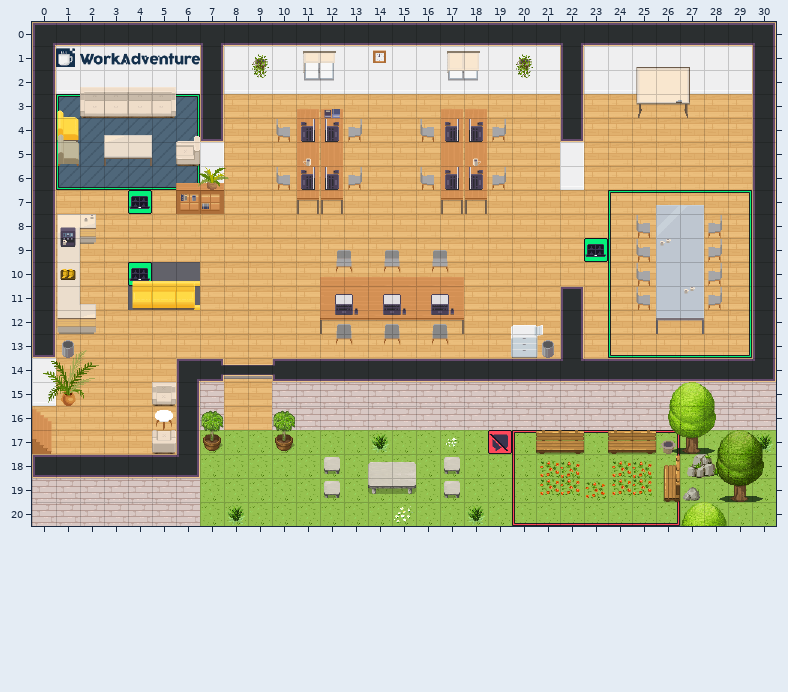
An edit to a level. Tiled map (JSON), map.tmj. The picture above is the old version.
Cells are 32x32 px. Shown: x 0..30, y 0..20.
The same view after the edit:
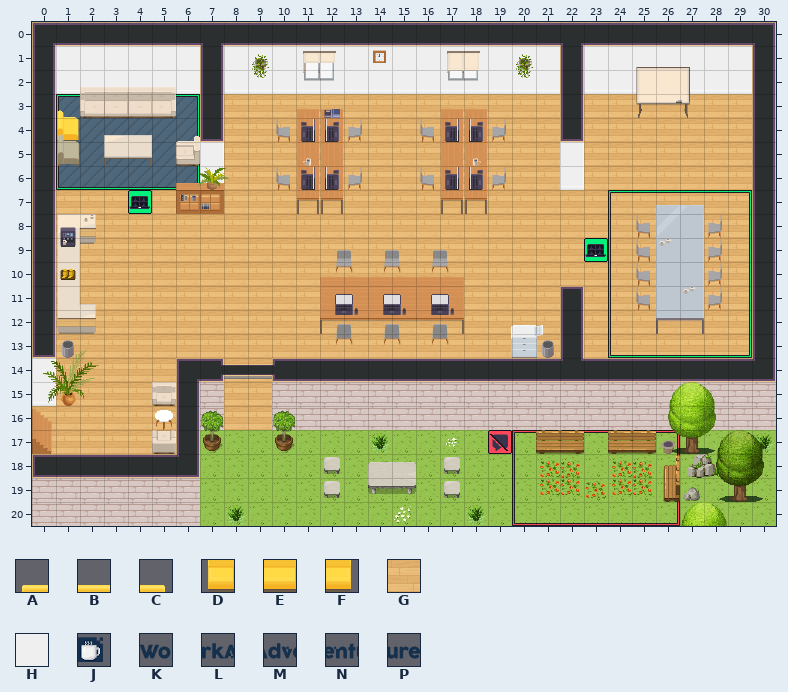
Key: from "Chunk 1": A 1, B 2, C 3, D 4, E 5, F 6, G 9, H 34, J 46, K 47, L 48, M 49, N 50, P 51.
_ is an empty cell, . an unchanged one.
Changes in this commit:
--- layer "floor/floor1"
@@ x 4..6 @@
-10 ABC
-11 DEF
+10 GGG
+11 GGG
--- layer "walls/walls2"
@@ x 1..6 @@
- 1 JKLMNP
+ 1 HHHHHH
Boxes around the changes in both pictures, in picture pixels (x1, y1, x2, y2):
changed: (56, 48, 200, 67)
changed: (128, 262, 200, 310)
